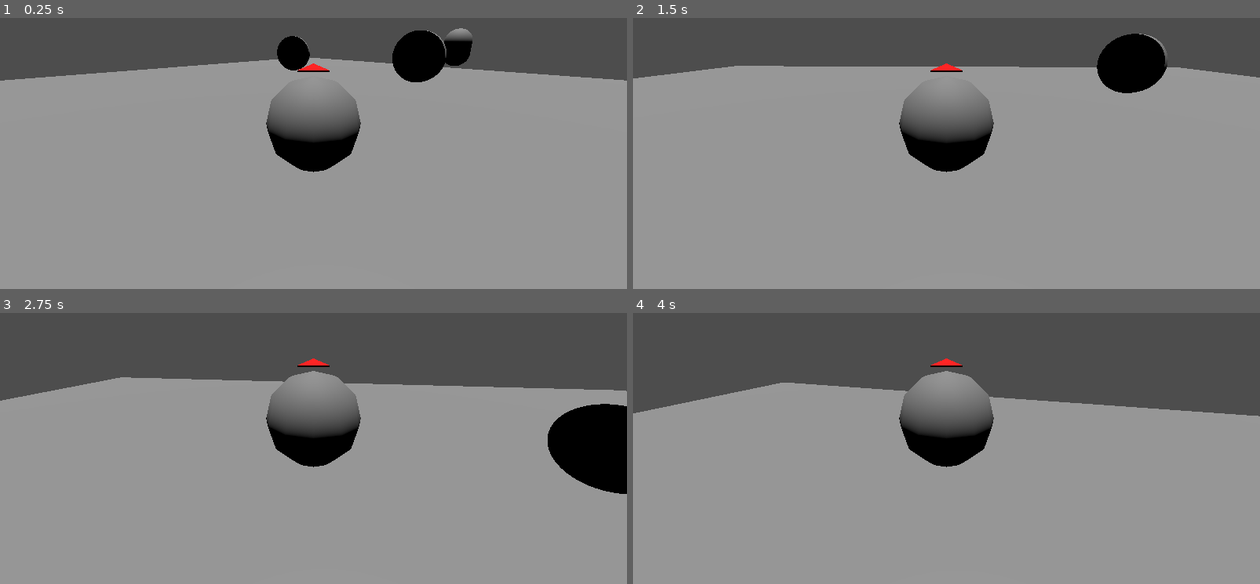
Above: before the commit, frames 1-4 (two rows, left to right).
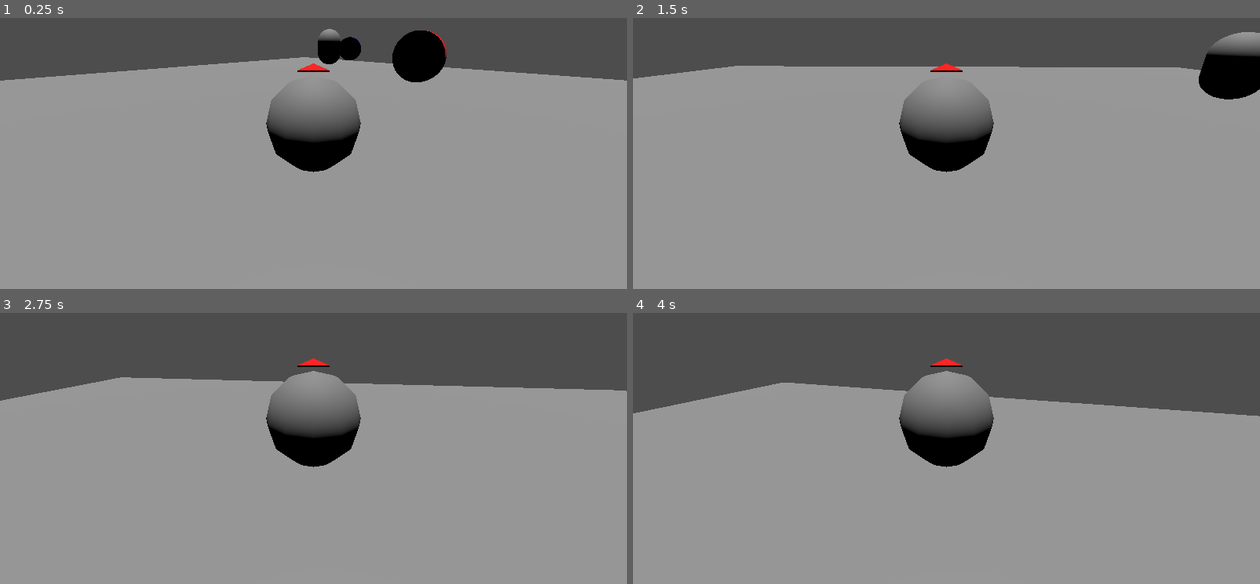
Above: after the commit, the same moments.

Repository: JaaskelainenL/tik-gamejam
Game: Godot game, scene res://scenes/game.tscn
Same seed, same stepped clock (60 frames per second), same inputs: the game is played once before the commit and once after it.
Inputs:
- Up to frame 1 (0.25 s): no input
- Up to frame 2 (1.5 s): tap Enter (ui_accept) at 0.5, 0.77 s; hold Space (ui_select) 0.53-1.28 s; tap Space (ui_select) at 1.35 s
- Up to frame 3 (2.75 s): tap Enter (ui_accept) at 1.52 s; hold Space (ui_select) from 2.03 s (still down)
- Up to frame 4 (4 s): release Space (ui_select) at 2.78 s; tap Space (ui_select) at 2.85 s; tap Enter (ui_accept) at 3.02, 3.77 s; hold Space (ui_select) from 3.53 s (still down)

The runs differ from the first frame. In frame 1, 1.6% of the frame differs, in the area x 44-76%, y 3-20%; in frame 2, 3.7%, in the area x 73-100%, y 5-31%; in frame 3, 3.3%; in frame 4, nothing differs.

Commit message:
two new abilities

Diff:
--- /dev/null
+++ b/scenes/acid.gd
@@ -0,0 +1,8 @@
+# File: collectible.gd
+extends Area3D
+
+func _on_body_entered(body: Node3D) -> void:
+	if body.name == "Pleijeri":
+		%Pleijeri.items.append("acid")
+		print(str(%Pleijeri.items))
+		queue_free()  # Remove the collectible from the scene.
--- /dev/null
+++ b/scenes/acid.tscn
@@ -0,0 +1,27 @@
+[gd_scene load_steps=5 format=3 uid="uid://b372gws01d6dy"]
+
+[ext_resource type="Script" path="res://scenes/acid.gd" id="1_4oax6"]
+
+[sub_resource type="CylinderShape3D" id="CylinderShape3D_c0l3k"]
+height = 0.1
+
+[sub_resource type="CylinderMesh" id="CylinderMesh_4jdie"]
+height = 0.1
+
+[sub_resource type="StandardMaterial3D" id="StandardMaterial3D_hob30"]
+albedo_color = Color(0, 1, 0, 1)
+
+[node name="acid" type="Area3D"]
+transform = Transform3D(0.258819, 0, 0.965926, 0, 1, 0, -0.965926, 0, 0.258819, -2.80372, 0.676651, -0.724948)
+script = ExtResource("1_4oax6")
+
+[node name="CollisionShape3D" type="CollisionShape3D" parent="."]
+transform = Transform3D(0.965926, 0.258819, -1.13133e-08, 0, -4.37114e-08, -1, -0.258819, 0.965926, -4.2222e-08, 0.0214541, 0, 2.88967)
+shape = SubResource("CylinderShape3D_c0l3k")
+
+[node name="MeshInstance3D" type="MeshInstance3D" parent="."]
+transform = Transform3D(0.965926, 0.258819, -1.13133e-08, 0, -4.37114e-08, -1, -0.258819, 0.965926, -4.2222e-08, 0.0214541, 0, 2.88967)
+mesh = SubResource("CylinderMesh_4jdie")
+surface_material_override/0 = SubResource("StandardMaterial3D_hob30")
+
+[connection signal="body_entered" from="." to="." method="_on_body_entered"]
--- a/scenes/game.gd
+++ b/scenes/game.gd
@@ -1,5 +1,5 @@
 extends Node3D
-
+var rng = RandomNumberGenerator.new()
 const ENEMY_COUNT = 1
 var enemy = preload("res://scenes/enemy.tscn") as PackedScene
 
@@ -13,7 +13,7 @@
 		add_child(instance)
 
 		# Set a random position or custom placement for each instance
-		instance.global_position = Vector3(randf() * 10.0, 0.0, randf() * 10.0)
+		instance.global_position = Vector3(rng.randf_range(-1.0,1.0) * 10.0, 0.0, rng.randf_range(-1.0,1.0) * 10.0)
 		instance.JUMP_TIMER = randf() * 3
 
 # Called every frame. 'delta' is the elapsed time since the previous frame.
--- a/scenes/game.tscn
+++ b/scenes/game.tscn
@@ -1,8 +1,10 @@
-[gd_scene load_steps=5 format=3 uid="uid://dcgulooakxcf8"]
+[gd_scene load_steps=7 format=3 uid="uid://dcgulooakxcf8"]
 
 [ext_resource type="Script" path="res://scenes/game.gd" id="1_rfys8"]
 [ext_resource type="PackedScene" uid="uid://tar4o1gxdhg1" path="res://scenes/player.tscn" id="1_vryax"]
-[ext_resource type="PackedScene" uid="uid://lsgeeqv4m2fq" path="res://scenes/pickup.tscn" id="4_6smg6"]
+[ext_resource type="PackedScene" uid="uid://lsgeeqv4m2fq" path="res://scenes/shoot.tscn" id="4_6smg6"]
+[ext_resource type="PackedScene" uid="uid://dlbsxpvadviqe" path="res://scenes/knockback.tscn" id="4_xinev"]
+[ext_resource type="PackedScene" uid="uid://b372gws01d6dy" path="res://scenes/acid.tscn" id="5_p314c"]
 
 [sub_resource type="BoxShape3D" id="BoxShape3D_ldt8b"]
 size = Vector3(1, 1, 1.00488)
@@ -38,11 +40,11 @@
 transform = Transform3D(1, 0, 0, 0, 1, 0, 0, 0, 1.38108, 0, 0, 0)
 shape = SubResource("BoxShape3D_ldt8b")
 
-[node name="pickup" parent="." instance=ExtResource("4_6smg6")]
+[node name="shoot" parent="." instance=ExtResource("4_6smg6")]
 transform = Transform3D(1, 0, 0, 0, 1, 0, 0, 0, 1, 0, 0.676651, 3.15382)
 
-[node name="pickup2" parent="." instance=ExtResource("4_6smg6")]
-transform = Transform3D(0.866025, 0, 0.5, 0, 1, 0, -0.5, 0, 0.866025, 3.65226, 0.59856, 3.15382)
+[node name="knockback" parent="." instance=ExtResource("4_xinev")]
+transform = Transform3D(0.58705, 0, 0.80955, 0, 1, 0, -0.80955, 0, 0.58705, 8.96483, 0.59856, 8.52598)
 
-[node name="pickup3" parent="." instance=ExtResource("4_6smg6")]
-transform = Transform3D(0.258819, 0, 0.965926, 0, 1, 0, -0.965926, 0, 0.258819, -2.80372, 0.676651, -0.724948)
+[node name="acid" parent="." instance=ExtResource("5_p314c")]
+transform = Transform3D(-0.799056, 0, 0.601257, 0, 1, 0, -0.601257, 0, -0.799056, -7.34069, 0.676651, 3.99492)
--- /dev/null
+++ b/scenes/knockback.gd
@@ -0,0 +1,8 @@
+# File: collectible.gd
+extends Area3D
+
+func _on_body_entered(body: Node3D) -> void:
+	if body.name == "Pleijeri":
+		%Pleijeri.items.append("knockback")
+		print(str(%Pleijeri.items))
+		queue_free()  # Remove the collectible from the scene.
--- /dev/null
+++ b/scenes/knockback.tscn
@@ -0,0 +1,27 @@
+[gd_scene load_steps=5 format=3 uid="uid://dlbsxpvadviqe"]
+
+[ext_resource type="Script" path="res://scenes/knockback.gd" id="1_4btij"]
+
+[sub_resource type="CylinderShape3D" id="CylinderShape3D_c0l3k"]
+height = 0.1
+
+[sub_resource type="CylinderMesh" id="CylinderMesh_4jdie"]
+height = 0.1
+
+[sub_resource type="StandardMaterial3D" id="StandardMaterial3D_imsde"]
+albedo_color = Color(0, 0, 1, 1)
+
+[node name="knockback" type="Area3D"]
+transform = Transform3D(0.866025, 0, 0.5, 0, 1, 0, -0.5, 0, 0.866025, 3.65226, 0.59856, 3.15382)
+script = ExtResource("1_4btij")
+
+[node name="CollisionShape3D" type="CollisionShape3D" parent="."]
+transform = Transform3D(0.866026, -0.5, 2.18557e-08, 0, -4.37114e-08, -1, 0.5, 0.866026, -3.78552e-08, -1.59422, 0, -4.54519)
+shape = SubResource("CylinderShape3D_c0l3k")
+
+[node name="MeshInstance3D" type="MeshInstance3D" parent="."]
+transform = Transform3D(0.866026, -0.5, 2.18557e-08, 0, -4.37114e-08, -1, 0.5, 0.866026, -3.78552e-08, -1.59422, 0, -4.54519)
+mesh = SubResource("CylinderMesh_4jdie")
+surface_material_override/0 = SubResource("StandardMaterial3D_imsde")
+
+[connection signal="body_entered" from="." to="." method="_on_body_entered"]
--- a/scenes/player.gd
+++ b/scenes/player.gd
@@ -1,5 +1,6 @@
 extends CharacterBody3D
 
+var pool = preload("res://scenes/pool.tscn") as PackedScene
 const JUMP_DISTANCE = 2.0
 const JUMP_HEIGHT = 4.5
 const SPIN = 3.0
@@ -14,7 +15,8 @@
 var speed: float = 5.0  # You can adjust this value
 var HIT_TIMER: float = 0.0
 const HIT_COOLDOWN: float = 0.5
-const PUSH_FORCE: float = 30
+var PUSH_FORCE: float = 20
+var KB_USES = 0
 
 func _process(delta: float) -> void:
 	if is_on_floor() and !doing_action and !roulette_active:
@@ -74,6 +76,10 @@
 	if enemy is CharacterBody3D:
 		var knockback_direction = (enemy.global_transform.origin - global_transform.origin).normalized()
 		enemy.velocity += knockback_direction * PUSH_FORCE  # Adjust knockback force for enemy
+		if KB_USES == 0:
+			PUSH_FORCE = 20
+		else:
+			KB_USES -= 1
 		print("Enemy knocked back by player!")
 
 func roulette_action(action):
@@ -85,6 +91,33 @@
 		velocity.z = direction.z * JUMP_DISTANCE
 	elif action == "shoot":
 		shoot_bullet()
+		items.erase("shoot")
+	elif action == "knockback":
+		PUSH_FORCE = 40
+		KB_USES = 5
+		items.erase("knockback")
+	elif action == "acid":
+	# Save the player's current position before jumping
+		var old_pos = global_position
+
+	# Calculate jump direction and apply jump velocity
+		var angleRadian = rotation_degrees.y * (PI / 180.0)
+		var direction := Vector3(0.0, 0.0, 1.0).rotated(Vector3(0.0, 1.0, 0.0), angleRadian)
+		velocity.y = JUMP_HEIGHT
+		velocity.x = direction.x * JUMP_DISTANCE
+		velocity.z = direction.z * JUMP_DISTANCE
+
+	# Create an instance of the acid pool
+		var instance = pool.instantiate() as Area3D
+
+	# Add the acid pool to the player's parent, not the player itself
+		get_parent().add_child(instance)
+
+	# Set the acid pool's position to the old position (where the player jumped from)
+		instance.global_position = old_pos
+
+		items.erase("acid")
+
 
 	$suuntaNuoli.visible = true
 	doing_action = false
--- /dev/null
+++ b/scenes/pool.gd
@@ -0,0 +1,10 @@
+extends Area3D
+
+# Called when a body enters the Area3D
+func _on_body_entered(body: Node3D) -> void:
+	print("hit")
+
+	# Check if the body has a velocity property
+	if body.has_method("move_and_slide"):
+		body.velocity.y = 20  # Apply bounce by modifying Y velocity
+		body.hp -= 20
--- /dev/null
+++ b/scenes/pool.tscn
@@ -0,0 +1,24 @@
+[gd_scene load_steps=5 format=3 uid="uid://cvw86rn0mesc2"]
+
+[ext_resource type="Script" path="res://scenes/pool.gd" id="1_bf4wl"]
+
+[sub_resource type="BoxShape3D" id="BoxShape3D_j0kkd"]
+size = Vector3(2, 1, 2)
+
+[sub_resource type="PlaneMesh" id="PlaneMesh_ge8m7"]
+
+[sub_resource type="StandardMaterial3D" id="StandardMaterial3D_37pkd"]
+albedo_color = Color(0, 1, 0, 1)
+roughness_texture_channel = 1
+emission_enabled = true
+emission = Color(0.580392, 0.4, 0, 1)
+
+[node name="pool" type="Area3D"]
+script = ExtResource("1_bf4wl")
+
+[node name="CollisionShape3D" type="CollisionShape3D" parent="."]
+shape = SubResource("BoxShape3D_j0kkd")
+
+[node name="MeshInstance3D" type="MeshInstance3D" parent="."]
+mesh = SubResource("PlaneMesh_ge8m7")
+surface_material_override/0 = SubResource("StandardMaterial3D_37pkd")
--- a/scenes/pickup.tscn
+++ b/scenes/shoot.tscn
@@ -1,6 +1,6 @@
-[gd_scene load_steps=4 format=3 uid="uid://lsgeeqv4m2fq"]
+[gd_scene load_steps=5 format=3 uid="uid://lsgeeqv4m2fq"]
 
-[ext_resource type="Script" path="res://scenes/pickup.gd" id="1_g3o6r"]
+[ext_resource type="Script" path="res://scenes/shoot.gd" id="1_05rru"]
 
 [sub_resource type="CylinderShape3D" id="CylinderShape3D_c0l3k"]
 height = 0.1
@@ -8,8 +8,11 @@
 [sub_resource type="CylinderMesh" id="CylinderMesh_4jdie"]
 height = 0.1
 
-[node name="pickup" type="Area3D"]
-script = ExtResource("1_g3o6r")
+[sub_resource type="StandardMaterial3D" id="StandardMaterial3D_102dg"]
+albedo_color = Color(1, 0, 0, 1)
+
+[node name="shoot" type="Area3D"]
+script = ExtResource("1_05rru")
 
 [node name="CollisionShape3D" type="CollisionShape3D" parent="."]
 transform = Transform3D(1, 0, 0, 0, -4.37114e-08, -1, 0, 1, -4.37114e-08, 0, 0, 0)
@@ -18,5 +21,6 @@
 [node name="MeshInstance3D" type="MeshInstance3D" parent="."]
 transform = Transform3D(1, 0, 0, 0, -4.37114e-08, -1, 0, 1, -4.37114e-08, 0, 0, 0)
 mesh = SubResource("CylinderMesh_4jdie")
+surface_material_override/0 = SubResource("StandardMaterial3D_102dg")
 
 [connection signal="body_entered" from="." to="." method="_on_body_entered"]
Renamed: scenes/pickup.gd -> scenes/shoot.gd
